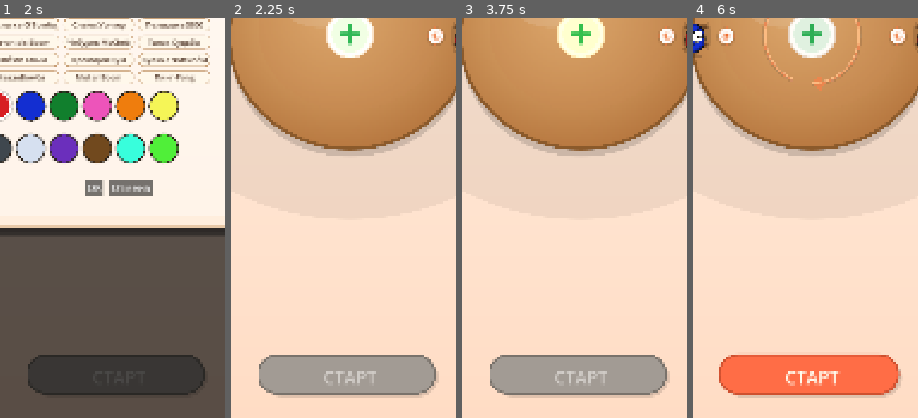
Above: before the commit, frames 1-4 (left to right).
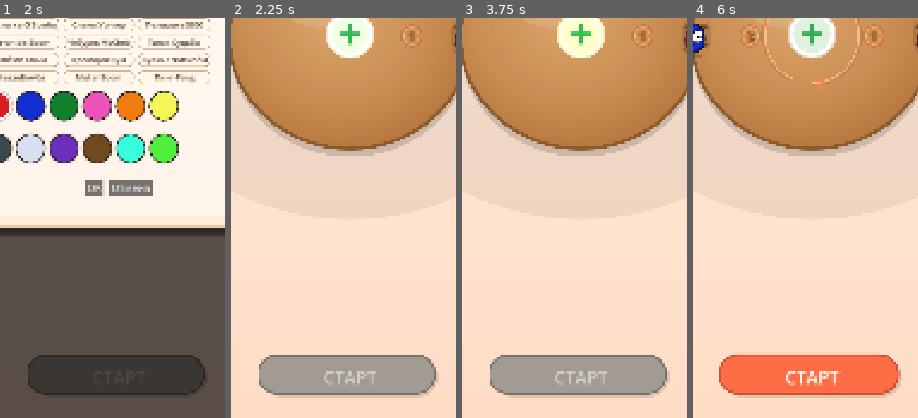
Above: after the commit, the same moments.

Repository: GGamezebo/GodBomb
Game: Godot game, scene res://main.tscn
Same seed, same stepped clock (60 frames per second), same inputs: the game is played once before the commit and once after it.
Inputs (mouse positions are % of the whole screen's width and height, from its top left):
- Up to frame 1 (2 s): click (50, 50) at 0.5 s; click (50, 43) at 1.27 s; type "Alex" at 1.35 s
- Up to frame 2 (2.25 s): click "OK" at 2 s
- Up to frame 3 (3.75 s): click (62, 5) at 2.75 s; click "Закрыть" at 3.5 s
- Up to frame 4 (6 s): click (50, 50) at 4.25 s; click "Котлетка-O'Бомба" at 5 s; click "OK" at 5.75 s
The pictures show only the part of the screen within x 24-74%, y 48-98%; the shares and areas given below are measured in that part.

Frame 1 is identical in both runs. In frame 2, 0.5% of the frame differs, in the area x 75-95%, y 2-7%; in frame 3, 0.5%; in frame 4, 1.0%, in the area x 11-95%, y 2-7%.

Commit message:
static player number

Diff:
--- a/src/features/player_selection/player_icon.gd
+++ b/src/features/player_selection/player_icon.gd
@@ -15,7 +15,6 @@
 
 @export var slime_rect: TextureRect
 @export var name_label: Label
-@export var order_badge: Label
 
 var _display_player_count: int = 0
 @export var hold_time: float = 2.0
@@ -83,29 +82,17 @@
 		name_label.text = info.name
 	if slime_rect:
 		slime_rect.texture = load(SLIME_PATH % info.preset_id)
-	_update_order_badge()
 
 
 func set_order_index(index: int, player_count: int = -1) -> void:
 	player_index = index
 	if player_count > 0:
 		_display_player_count = player_count
-	_update_order_badge()
-
-
-func layout_order_badge(table_center_global: Vector2) -> void:
-	var plate := order_badge.get_parent() as Control
-	if not plate:
-		return
-
-	const BADGE_SIZE := Vector2(40, 40)
-	const BADGE_GAP := 4.0
+
+
+func layout_name_plate(table_center_global: Vector2) -> void:
 	const NAME_OUTWARD := 56.0
 	const NAME_PLATE_SIZE := Vector2(100, 34)
-
-	plate.custom_minimum_size = BADGE_SIZE
-	plate.size = BADGE_SIZE
-	plate.z_index = 3
 
 	var seat_anchor := _compute_seat_offset()
 	var seat_global := global_position + seat_anchor
@@ -114,54 +101,12 @@
 		to_center = Vector2.DOWN * 100.0
 	var inward := to_center.normalized()
 
-	var slime_half := 50.0
-	if slime_rect:
-		slime_half = maxf(slime_rect.size.x, slime_rect.size.y) * 0.46
-	var badge_half := BADGE_SIZE.y * 0.5
-	var min_inward := slime_half + badge_half + BADGE_GAP
-	var max_inward := to_center.length() * 0.38
-	var badge_inward := clampf(min_inward + 10.0, min_inward, max_inward)
-
-	var badge_center := seat_anchor + inward * badge_inward
-	plate.position = badge_center - BADGE_SIZE * 0.5
-	plate.pivot_offset = BADGE_SIZE * 0.5
-
 	var name_plate := name_label.get_parent() as Control if name_label else null
 	if name_plate:
 		name_plate.z_index = 2
 		var outward := -inward
 		var name_center := seat_anchor + outward * NAME_OUTWARD
 		name_plate.position = name_center - NAME_PLATE_SIZE * 0.5
-
-
-func _update_order_badge() -> void:
-	if not order_badge:
-		return
-	var display_index := clampi(player_index, 0, 19)
-	if display_index >= 0 and display_index < 20:
-		order_badge.text = char(0x2460 + display_index)
-	else:
-		order_badge.text = str(player_index + 1)
-	order_badge.visible = player_index >= 0
-
-
-func play_order_flash(flash_duration: float = 0.14) -> void:
-	if not order_badge:
-		return
-	var plate := order_badge.get_parent() as Control
-	var targets: Array[CanvasItem] = [order_badge]
-	if plate:
-		targets.append(plate)
-	for target in targets:
-		target.scale = Vector2.ONE
-		target.modulate = Color.WHITE
-	var tween := create_tween()
-	for target in targets:
-		tween.parallel().tween_property(target, "scale", Vector2(1.28, 1.28), flash_duration * 0.45).set_trans(Tween.TRANS_BACK)
-		tween.parallel().tween_property(target, "modulate", Color(0.72, 0.7, 0.68, 1), flash_duration * 0.45)
-	for target in targets:
-		tween.parallel().tween_property(target, "scale", Vector2.ONE, flash_duration * 0.55).set_trans(Tween.TRANS_SINE)
-		tween.parallel().tween_property(target, "modulate", Color.WHITE, flash_duration * 0.55)
 
 
 func refresh_seat_offset() -> void:
--- a/src/features/player_selection/player_icon.tscn
+++ b/src/features/player_selection/player_icon.tscn
@@ -18,52 +18,13 @@
 content_margin_right = 8.0
 content_margin_bottom = 2.0
 
-[sub_resource type="StyleBoxFlat" id="StyleBoxFlat_badge"]
-bg_color = Color(1, 0.995, 0.985, 0.98)
-border_width_left = 2
-border_width_top = 2
-border_width_right = 2
-border_width_bottom = 2
-border_color = Color(0.93, 0.5, 0.28, 0.95)
-corner_radius_top_left = 20
-corner_radius_top_right = 20
-corner_radius_bottom_right = 20
-corner_radius_bottom_left = 20
-shadow_color = Color(0.18, 0.1, 0.05, 0.18)
-shadow_size = 4
-shadow_offset = Vector2(0, 2)
-content_margin_left = 2.0
-content_margin_top = 0.0
-content_margin_right = 2.0
-content_margin_bottom = 0.0
-
-[node name="PlayerIcon" type="Control" unique_id=1632185681 node_paths=PackedStringArray("slime_rect", "name_label", "order_badge")]
+[node name="PlayerIcon" type="Control" unique_id=1632185681 node_paths=PackedStringArray("slime_rect", "name_label")]
 custom_minimum_size = Vector2(110, 180)
 layout_mode = 3
 anchors_preset = 0
 script = ExtResource("1")
 slime_rect = NodePath("Slime")
 name_label = NodePath("NamePlate/PlayerName")
-order_badge = NodePath("OrderBadgePlate/OrderBadge")
-
-[node name="OrderBadgePlate" type="PanelContainer" parent="."]
-layout_mode = 0
-offset_left = 34.0
-offset_top = 8.0
-offset_right = 76.0
-offset_bottom = 50.0
-mouse_filter = 2
-theme_override_styles/panel = SubResource("StyleBoxFlat_badge")
-
-[node name="OrderBadge" type="Label" parent="OrderBadgePlate"]
-layout_mode = 2
-theme_override_colors/font_color = Color(0.93, 0.42, 0.18, 1)
-theme_override_colors/font_outline_color = Color(1, 0.99, 0.96, 0.98)
-theme_override_constants/outline_size = 4
-theme_override_font_sizes/font_size = 26
-text = "①"
-horizontal_alignment = 1
-vertical_alignment = 1
 
 [node name="Slime" type="TextureRect" parent="." unique_id=1752697248]
 layout_mode = 1
--- a/src/features/player_selection/player_selection_widget.gd
+++ b/src/features/player_selection/player_selection_widget.gd
@@ -31,6 +31,8 @@
 const HINT_BANNER_PAD_BELOW_TOP_BAR := 10.0
 const HINT_BANNER_PAD_ABOVE_TABLE := 10.0
 const TOP_BAR_BOTTOM_FALLBACK := 160.0
+const BADGE_GAP_AFTER_ARROWS := 16.0
+const BADGE_MIN_FROM_SEAT := 72.0
 
 var _player_icons: Array[PlayerIcon] = []
 var _chairs: Array[TextureRect] = []
@@ -43,6 +45,8 @@
 var _start_bomb_preview: TextureRect
 var _is_start_preview_playing: bool = false
 var _turn_order_arrows: TurnOrderArrowsLayer
+var _order_badges_layer: Control
+var _order_badges: Array[SeatOrderBadge] = []
 var _table_hint_banner: TableHintBanner
 var _swap_drag_hint_active: bool = false
 var _remove_hint_active: bool = false
@@ -53,6 +57,7 @@
 
 func _ready() -> void:
 	_setup_turn_order_arrows()
+	_setup_order_badges()
 	_setup_start_bomb_preview()
 	_setup_swap_hints()
 	if add_player_button:
@@ -111,6 +116,17 @@
 	table_area.add_child(_turn_order_arrows)
 
 
+func _setup_order_badges() -> void:
+	if not table_area:
+		return
+	_order_badges_layer = Control.new()
+	_order_badges_layer.name = "OrderBadgesLayer"
+	_order_badges_layer.set_anchors_and_offsets_preset(Control.PRESET_FULL_RECT)
+	_order_badges_layer.mouse_filter = Control.MOUSE_FILTER_IGNORE
+	_order_badges_layer.z_index = 2
+	table_area.add_child(_order_badges_layer)
+
+
 func _setup_swap_hints() -> void:
 	_table_hint_banner = TableHintBanner.new()
 	_table_hint_banner.z_index = 12
@@ -147,9 +163,12 @@
 		icon.queue_free()
 	for chair in _chairs:
 		chair.queue_free()
+	for badge in _order_badges:
+		badge.queue_free()
 	_player_icons.clear()
 	_chairs.clear()
 	_chair_rings.clear()
+	_order_badges.clear()
 
 
 func _create_player_icon(info: PlayerInfo) -> PlayerIcon:
@@ -223,19 +242,58 @@
 		_player_icons[i].set_order_index(i, player_count)
 		_player_icons[i].reset_home_position(seat_global, true)
 
-	call_deferred("_layout_all_order_badges")
+	call_deferred("_layout_table_order_badges")
 
 	_update_hint_banner_layout()
 	_refresh_turn_order()
 	_refresh_table_hint()
 
 
-func _layout_all_order_badges() -> void:
-	if not table_area:
-		return
+func _center_button_radius() -> float:
+	var button_radius := 72.0
+	if add_player_button:
+		button_radius = maxf(add_player_button.size.x, add_player_button.size.y) * 0.5
+	return button_radius
+
+
+func _seat_badge_local_for_index(index: int, player_count: int) -> Vector2:
+	var center := table_area.size * 0.5
+	var seat_local := _seat_local_for_index(index, player_count)
+	var outward := (seat_local - center).normalized()
+	var seat_dist := center.distance_to(seat_local)
+	var min_radius := TurnOrderArrowsLayer.min_clearance_radius(_center_button_radius()) + BADGE_GAP_AFTER_ARROWS
+	var max_radius := seat_dist - BADGE_MIN_FROM_SEAT
+	var badge_radius := min_radius + 10.0
+	if max_radius > min_radius:
+		badge_radius = clampf(badge_radius, min_radius, max_radius)
+	else:
+		badge_radius = (min_radius + max_radius) * 0.5
+	return center + outward * badge_radius
+
+
+func _sync_order_badges(player_count: int) -> void:
+	while _order_badges.size() < player_count:
+		var badge := SeatOrderBadge.new()
+		_order_badges_layer.add_child(badge)
+		_order_badges.append(badge)
+	while _order_badges.size() > player_count:
+		var badge: SeatOrderBadge = _order_badges.pop_back()
+		badge.queue_free()
+
+
+func _layout_table_order_badges() -> void:
+	if not table_area or not _order_badges_layer:
+		return
+	var player_count := _player_icons.size()
+	_sync_order_badges(player_count)
 	var table_center_global := table_area.global_position + table_area.size * 0.5
+	for i in player_count:
+		var badge := _order_badges[i]
+		var badge_local := _seat_badge_local_for_index(i, player_count)
+		badge.set_number(i + 1)
+		badge.position = badge_local - badge.size * 0.5
 	for icon in _player_icons:
-		icon.layout_order_badge(table_center_global)
+		icon.layout_name_plate(table_center_global)
 
 
 func _update_hint_banner_layout() -> void:
@@ -276,9 +334,7 @@
 	var min_players := game_config.min_players if game_config else 2
 	var count := _player_icons.size()
 	var can_start := count >= min_players
-	var button_radius := 72.0
-	if add_player_button:
-		button_radius = maxf(add_player_button.size.x, add_player_button.size.y) * 0.5
+	var button_radius := _center_button_radius()
 	_turn_order_arrows.update_state(table_area.size, can_start, count >= 2, button_radius)
 
 
@@ -694,7 +750,7 @@
 		var seat_global := table_area.global_position + _seat_local_for_index(i, player_count)
 		_player_icons[i].reset_home_position(seat_global, true)
 
-	call_deferred("_layout_all_order_badges")
+	call_deferred("_layout_table_order_badges")
 
 
 func play_start_preview(on_complete: Callable) -> void:
--- /dev/null
+++ b/src/features/player_selection/seat_order_badge.gd
@@ -0,0 +1,47 @@
+class_name SeatOrderBadge
+extends Control
+
+const BADGE_SIZE := Vector2(48, 48)
+
+var _label: Label
+
+
+func _ready() -> void:
+	mouse_filter = Control.MOUSE_FILTER_IGNORE
+	custom_minimum_size = BADGE_SIZE
+	size = BADGE_SIZE
+
+	_label = Label.new()
+	_label.set_anchors_and_offsets_preset(Control.PRESET_FULL_RECT)
+	_label.horizontal_alignment = HORIZONTAL_ALIGNMENT_CENTER
+	_label.vertical_alignment = VERTICAL_ALIGNMENT_CENTER
+	_label.mouse_filter = Control.MOUSE_FILTER_IGNORE
+	_label.add_theme_font_size_override("font_size", 30)
+	_label.add_theme_color_override("font_color", Color(0.96, 0.5, 0.2, 1))
+	_label.add_theme_color_override("font_outline_color", Color(0.2, 0.11, 0.06, 0.9))
+	_label.add_theme_constant_override("outline_size", 6)
+	add_child(_label)
+
+
+func set_number(order: int) -> void:
+	_label.text = str(order)
+	visible = order > 0
+	queue_redraw()
+
+
+func play_flash(flash_duration: float = 0.14) -> void:
+	scale = Vector2.ONE
+	modulate = Color.WHITE
+	var tween := create_tween()
+	tween.parallel().tween_property(self, "scale", Vector2(1.24, 1.24), flash_duration * 0.45).set_trans(Tween.TRANS_BACK)
+	tween.parallel().tween_property(self, "modulate", Color(0.78, 0.76, 0.74, 1), flash_duration * 0.45)
+	tween.parallel().tween_property(self, "scale", Vector2.ONE, flash_duration * 0.55).set_trans(Tween.TRANS_SINE)
+	tween.parallel().tween_property(self, "modulate", Color.WHITE, flash_duration * 0.55)
+
+
+func _draw() -> void:
+	var center := size * 0.5
+	var radius := minf(size.x, size.y) * 0.44
+	draw_arc(center, radius + 2.5, 0.0, TAU, 48, Color(0.1, 0.06, 0.04, 0.14), 4.5, true)
+	draw_arc(center, radius, 0.0, TAU, 48, Color(0.93, 0.52, 0.28, 0.95), 3.0, true)
+	draw_arc(center, radius - 2.0, 0.0, TAU, 48, Color(1.0, 0.84, 0.58, 0.6), 1.5, true)
--- a/src/features/player_selection/turn_order_arrows_layer.gd
+++ b/src/features/player_selection/turn_order_arrows_layer.gd
@@ -12,6 +12,10 @@
 var _alpha_scale: float = 0.4
 var _pulse_boost: float = 1.0
 var _dimmed: bool = false
+
+
+static func min_clearance_radius(center_button_radius: float) -> float:
+	return center_button_radius + RING_MARGIN + STROKE + 3.0
 
 
 func _ready() -> void:
Not shown, added: src/features/player_selection/seat_order_badge.gd.uid
